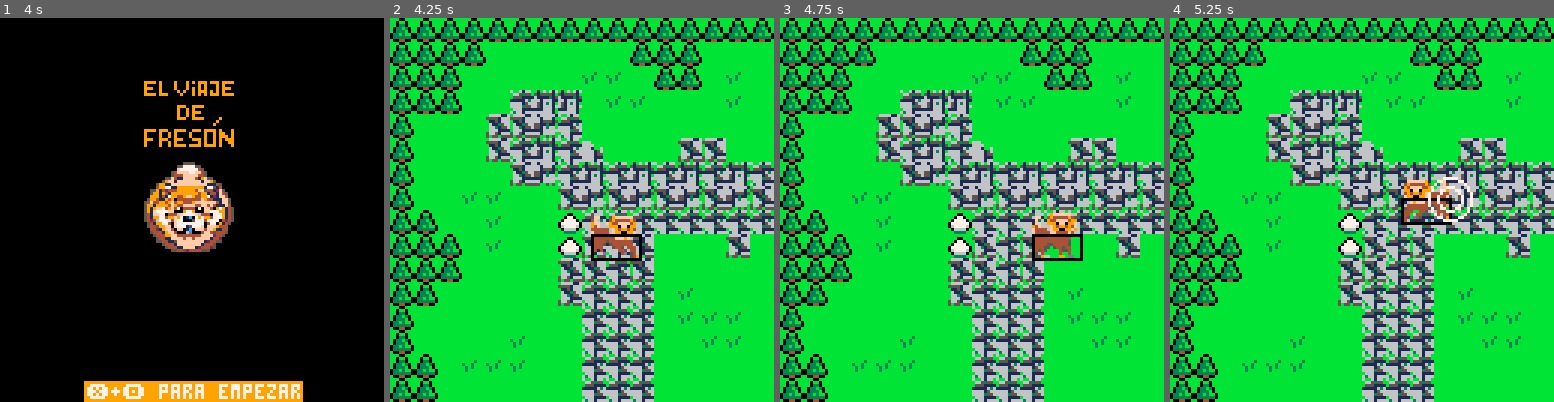
Above: before the commit, frames 1-4 (left to right).
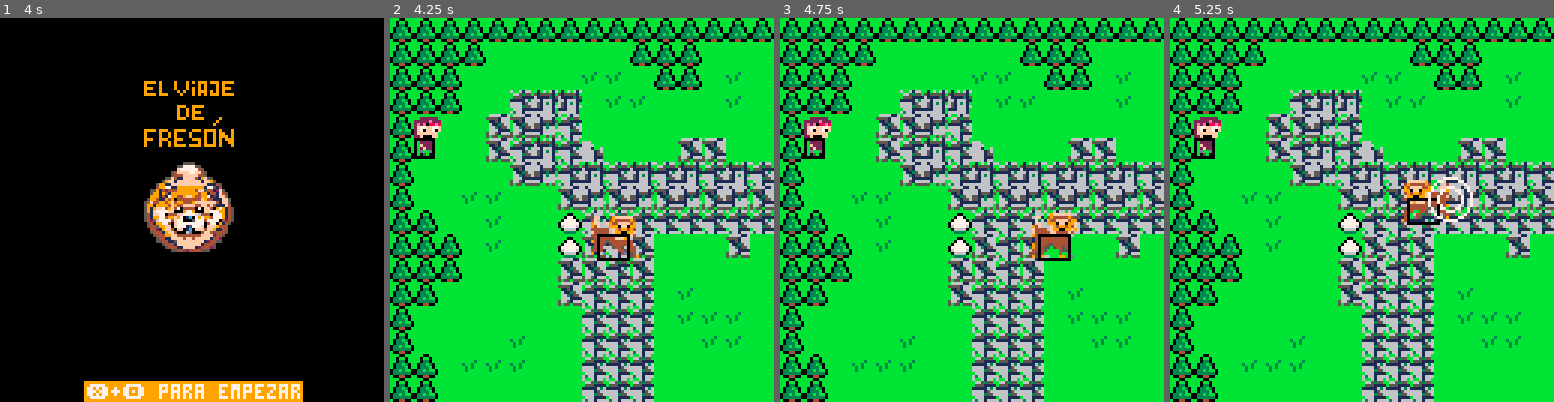
Above: after the commit, the same moments.

Repository: JudyProjects/el_viaje_de_freson
Game: PICO-8 cartridge game.p8
Same seed, same stepped clock (60 frames per second), same inputs: the game is played once before the commit and once after it.
Inputs:
- Up to frame 1 (4 s): tap X (X key) at 0.33, 1.07, 1.85, 2.97 s; tap O (Z key) at 0.7, 1.7, 2.1, 2.5, 2.9, 3.3, 3.7 s; hold Right 1.6-2.1 s; hold Up 2.15-2.42 s; hold Right 2.47-3.03 s; hold Left 3.08-3.58 s; hold Down 3.63-3.97 s
- Up to frame 2 (4.25 s): hold Right from 4.02 s (still down); tap X (X key) at 4.08 s; tap O (Z key) at 4.1 s
- Up to frame 3 (4.75 s): tap O (Z key) at 4.5 s; release Right at 4.68 s; hold Up from 4.73 s (still down)
- Up to frame 4 (5.25 s): tap O (Z key) at 4.9 s; release Up at 5.03 s; hold Left from 5.08 s (still down); tap X (X key) at 5.2 s

Frame 1 is identical in both runs. In frame 2, 0.8% of the frame differs, in the area x 6-66%, y 25-64%; in frame 3, 0.8%; in frame 4, 0.8%.

Commit message:
[enemigos]
- Creación de enemigos por pantalla
- Seguimiento basico hacia freson

Diff:
--- a/game.p8
+++ b/game.p8
@@ -39,8 +39,11 @@
 end
 
 function dist(x0, y0, x1, y1, radio)
-    local puntoJug, puntoEnt = (x0 - x1) ^ 2, (y0 - y1) ^ 2
-    return radio ^ 2 <= puntoJug + puntoEnt
+    local punto_jug = (x1 - x0) ^ 2
+    local punto_ent = (y1 - y0) ^ 2
+    printh("punto_jug: " .. punto_jug .. " punto_ent: " .. punto_ent)
+    printh("radio: " .. radio .. " radio^2: " .. radio ^ 2)
+    return punto_jug + punto_ent <= radio ^ 2
 end
 
 function ini_ini()
@@ -79,12 +82,20 @@
     chorros = {}
     ladridos = {}
     hambre = 100
-
-    --setup jugador
+    pant_x = {
+        { false },
+        { false },
+        { false },
+        { false },
+        { false }
+    }
+
+    pant_y = {
+        { false },
+        { false }
+    }
+
     jug = make_freson()
-
-    --setup chorro
-    ini_enemigos(1)
 end
 
 function jug_upd()
@@ -108,20 +119,27 @@
     cls()
 
     camx = flr(jug.x \ 128) * 128
-	camy = flr(jug.y \ 128) * 128
-
-	camera(camx, camy)
-
-	-- Calcular coordenadas de la pantalla
+    camy = flr(jug.y \ 128) * 128
+
+    camera(camx, camy)
+
+    -- Calcular coordenadas de la pantalla
     screen_x = flr(camx / 128)
     screen_y = flr(camy / 128)
 
-	dibujar_agua(screen_x, screen_y)
-
-	-- Dibujar el mapa actual
-	map(0, 0, 0, 0, 128, 128)
-
-	-- Dibujar cofres
+    --setup chorro
+    if ((pant_x[screen_x + 1][1] and pant_y[screen_y + 1][1]) == false) then
+        ini_enemigos(2)
+        pant_x[screen_x + 1][1] = true
+        pant_y[screen_y + 1][1] = true
+    end
+
+    dibujar_agua(screen_x, screen_y)
+
+    -- Dibujar el mapa actual
+    map(0, 0, 0, 0, 128, 128)
+
+    -- Dibujar cofres
     dibujar_cofre(screen_x, screen_y, camx, camy)
 
     for e in all(ents) do
@@ -162,22 +180,22 @@
 
 -- Funciれはn para generar una clave れむnica para cada pantalla usando coordenadas
 function coord_key(x, y)
-	return x .. "," .. y
+    return x .. "," .. y
 end
 
 -->8
 -- entidades
 function make_entity(x, y)
-	local e = {}
-	e.x = x
-	e.y = y
-	e.s = 0
-	e.dx = 0
-	e.dy = 0
-	e.fr = nil
-	e.stat = nil
-	e.w = 0
-	e.h = 0
+    local e = {}
+    e.x = x
+    e.y = y
+    e.s = 0
+    e.dx = 0
+    e.dy = 0
+    e.fr = nil
+    e.stat = nil
+    e.w = 0
+    e.h = 0
 
     add(ents, e)
     return e
@@ -185,28 +203,29 @@
 
 -- Verificar colisiれはn
 function hayColision(x, y, w, h)
-	for i = 0, w do
-		--count up
-		for j = 0, h do
-			--count up
-			-- Convertir coordenadas en posiciones de celda
-			local celx = flr((x + i) / 8)
-			local cely = flr((y + j) / 8)
-			-- Obtener れとndice del sprite
-			local sprite = mget(celx, cely)
-			-- Verificar si el sprite tiene la bandera de solidez (flag 0)
-			if (fget(sprite, 0)) return true
-		end
-	end
-	return false
+    for i = 0, w do
+        --count up
+        for j = 0, h do
+            --count up
+            -- Convertir coordenadas en posiciones de celda
+            local celx = flr((x + i) / 8)
+            local cely = flr((y + j) / 8)
+            -- Obtener れとndice del sprite
+            local sprite = mget(celx, cely)
+            -- Verificar si el sprite tiene la bandera de solidez (flag 0)
+            if (fget(sprite, 0)) return true
+        end
+    end
+    return false
 end
 
 function dibujar_agua(screen_x, screen_y)
     -- Cambiar colores de la paleta para animar el agua
-    local colores_agua = { 1, 7 } -- Colores del agua
+    local colores_agua = { 1, 7 }
+    -- Colores del agua
     local tiempo = flr(t() * 4) % #colores_agua
     pal(14, colores_agua[tiempo + 1])
-	pal(13, colores_agua[tiempo + 2])
+    pal(13, colores_agua[tiempo + 2])
     -- Dibujar agua en la capa adicional solo en la pantalla 3
     local screen_x = flr(camx / 128)
     local screen_y = flr(camy / 128)
@@ -232,14 +251,14 @@
     -- Coordenadas del cofre en cada pantalla
     local cofres = {
         { x = 64, y = 96, screen_x = 0, screen_y = 4 }, -- Cofre en pantalla 0,4
-        { x = 32, y = 48, screen_x = 1, screen_y = 0 }  -- Cofre en pantalla 1,0
+        { x = 32, y = 48, screen_x = 1, screen_y = 0 } -- Cofre en pantalla 1,0
     }
 
     -- Recorrer cofres y dibujar segれむn la pantalla
     for cofre in all(cofres) do
-		-- Dibujar el cofre si estれく en la pantalla actual
+        -- Dibujar el cofre si estれく en la pantalla actual
         if screen_x == cofre.screen_x and screen_y == cofre.screen_y then
-			-- Elegir sprites segれむn el estado (cerrado o abierto)
+            -- Elegir sprites segれむn el estado (cerrado o abierto)
             local sprite_base = cofre_abierto and 84 or 82
             spr(sprite_base, cofre.x, cofre.y)
             spr(sprite_base + 1, cofre.x + 8, cofre.y)
@@ -256,18 +275,19 @@
 
 -- freson
 function make_freson()
-	local e = make_entity(
-		64,
-		64
-	)
-	e.s = 1
-	e.fh = true
-	e.fr = {
-		walk = { 1, 3, 5 },
-		idle = { 1 }
-	}
-	e.w = 16
-	e.h = 16
+    local e = make_entity(
+        64,
+        64
+    )
+    e.s = 1
+    e.fh = true
+    e.fr = {
+        walk = { 1, 3, 5 },
+        idle = { 1 }
+    }
+    e.w = 16
+    e.h = 16
+    e.cofre1 = false
 
     local idle = "idle"
     local walk = "walk"
@@ -275,16 +295,16 @@
 
     local velfreson = 1.25
 
-	e.upd = function()
-		e.stat = idle
-		e.dx = 0
-		e.dy = 0
-
-		if btn(⬅️) then
-			e.fh = false
-			e.stat = walk
-			e.dx = -velfreson
-		end
+    e.upd = function()
+        e.stat = idle
+        e.dx = 0
+        e.dy = 0
+
+        if btn(⬅️) then
+            e.fh = false
+            e.stat = walk
+            e.dx = -velfreson
+        end
 
         if btn(➡️) then
             e.fh = true
@@ -292,28 +312,28 @@
             e.dx = velfreson
         end
 
-		if btn(⬆️) then
-			e.stat = walk
-			e.dy = -velfreson
-		end
-
-		if btn(⬇️) then
-			e.stat = walk
-			e.dy = velfreson
-		end
-
-		-- Verificar colisiones antes de mover
-		if not hayColision(e.x + e.dx, e.y + e.h / 2 , e.w, e.h / 2) then
-			e.x += e.dx
-		end
-		if not hayColision(e.x, e.y + e.h / 2 + e.dy, e.w, e.h / 2) then
-			e.y += e.dy
-		end
-
-		if btnp(❎) and #ladridos < 1 then
-			make_ladrido()
-		end
-	end
+        if btn(⬆️) then
+            e.stat = walk
+            e.dy = -velfreson
+        end
+
+        if btn(⬇️) then
+            e.stat = walk
+            e.dy = velfreson
+        end
+
+        -- Verificar colisiones antes de mover
+        if not hayColision(e.x + e.dx, e.y + e.h / 2, e.w, e.h / 2) then
+            e.x += e.dx
+        end
+        if not hayColision(e.x, e.y + e.h / 2 + e.dy, e.w, e.h / 2) then
+            e.y += e.dy
+        end
+
+        if btnp(❎) and #ladridos < 1 then
+            make_ladrido()
+        end
+    end
 
     e.drw = function()
         local sps = e.fr[e.stat]
@@ -327,7 +347,7 @@
         palt(11, true)
         --dibujar freson
         spr(sps[flr(e.s)], e.x, e.y, 2, 2, e.fh)
-        rect(e.x, e.y + e.h / 2, e.x + e.w, e.y + e.h, 0)
+        rect(e.x + 2, e.y + e.h / 2, e.x + e.w - 4, e.y + e.h, 0)
         palt()
     end
 
@@ -346,57 +366,101 @@
 end
 
 -- chorro
-function make_chorro()
-	local e = make_entity(0, 0)
-	e.s = 33
-	e.fh = false
-	e.fr = {
-		walk = { 33 },
-		idle = { 33 }
-	}
+function make_chorro(x, y)
+    local e = make_entity(x, y)
+    e.name = "chorro"
+    e.s = 1
+    e.fh = false
+    e.fr = {
+        walk = { 33 },
+        idle = { 33 }
+    }
+    e.stun = 30
+    e.w = 8
+    e.h = 14
 
     local idle = "idle"
     local walk = "walk"
-    e.stat = idle
-
-    local velchorro = 1.5
+    e.stat = walk
+
+    local velchorro = 0.5
 
     e.upd = function()
-        if (e.stat != "idle") then
-            e.stat = walk
-            if (e.x < jug.x) e.dx -= velchorro if (e.x > jug.x) e.dx += velchorro if (e.y > jug.y) e.dy -= velchorro if (e.y < jug.y) e.dy += velchorro e.x += e.dx
-            e.y += e.dy
-        elseif (stun > 0) then
-            stun -= 1
-        end
-
-        for l in all(ladridos) do
-            if dist(jug.x, jug.y, e.x, e.y, l.r2) then
-                e.stat = idle
-                stun = 30
+        --falta denegar upd en screen de puente
+        if (e.x >= camx and e.y >= camy) then
+            if (e.stat != idle) then
+                e.stat = walk
+                if (e.x < jug.x) then
+                    e.fh = true
+                    e.dx = velchorro
+                end
+                if (e.x > jug.x) then
+                    e.fh = false
+                    e.dx = -velchorro
+                end
+                if (e.y > jug.y) then
+                    e.dy = -velchorro
+                end
+                if (e.y < jug.y) then
+                    e.dy = velchorro
+                end
+
+                -- Verificar colisiones antes de mover
+                if not hayColision(e.x + e.dx, e.y + e.h / 2, e.x + e.w / 2, e.h / 2) then
+                    e.x += e.dx
+                end
+                if not hayColision(e.x, e.y + e.h / 2 + e.dy, e.w, e.h / 2) then
+                    e.y += e.dy
+                end
+            elseif (e.stun > 0) then
+                e.stun -= 1
+            elseif (e.stun == 0) then
+                e.stat = walk
             end
+
+            for l in all(ladridos) do
+                if dist(jug.x, jug.y, e.x, e.y, l.r2) then
+                    e.stat = idle
+                    e.stun = 30
+                end
+            end
         end
     end
 
     e.drw = function()
-        local sps = e.fr[e.stat]
-        e.s += .15
-
-        if flr(e.s) > #sps then
-            e.s = 1
-        end
-        --fondo transparente
-        palt(0, false)
-        palt(11, true)
-        --dibujar chorro
-        spr(
-            sps[flr(e.s)],
-            e.x + 78,
-            e.y,
-            2, 2,
-            e.fh
-        )
-        palt()
+        --falta denegar drw en screen de puente
+        if (e.x >= camx and e.y >= camy) then
+            local sps = e.fr[e.stat]
+            e.s += .15
+
+            if flr(e.s) > #sps then
+                e.s = 1
+            end
+            --dibujar chorro
+            palt(0, false)
+            palt(11, true)
+            spr(
+                sps[flr(e.s)],
+                e.x,
+                e.y,
+                2, 2,
+                e.fh
+            )
+            if (e.fh == false) then
+                rect(e.x + 2,
+                 e.y + e.h / 2 + 1,
+                 e.x + e.w,
+                 e.y + e.h,
+                 0)
+            else
+                rect(e.x + 4 + 2,
+                    e.y + e.h / 2 + 1,
+                    e.x + e.w + 4,
+                    e.y + e.h,
+                    0)
+            end
+            palt()
+        end
     end
 
     return e
@@ -452,49 +516,11 @@
 -- enemigos
 function ini_enemigos(num)
     enes = {}
+    make_enemy(1)
 end
 
 function make_enemy(num)
-    local e = make_entity()
-    local upd = e.upd
-
-    e.name = "chorro"
-    e.s = 33
-    e.fh = false
-    e.fr = {
-        walk = { 33 },
-        idle = { 33 }
-    }
-
-    local idle = "idle"
-    local walk = "walk"
-
-    local velchorro = 1.5
-
-    e.upd = function()
-        e.stat = idle
-    end
-
-    e.drw = function()
-        local sps = e.fr[e.stat]
-        e.s += .15
-
-        if flr(e.s) > #sps then
-            e.s = 33
-        end
-        --fondo transparente
-        palt(0, false)
-        palt(11, true)
-        --dibujar chorro
-        spr(
-            sps[flr(e.s)],
-            e.x + 78,
-            e.y,
-            2, 2,
-            e.fh
-        )
-        palt()
-    end
+    local e = make_chorro(camx + flr(rnd(120)), camy + flr(rnd(120)))
 
     add(enes, e)
 
Not shown, changed: 48 lines of the sprite sheet (__gfx__) section of game.p8
